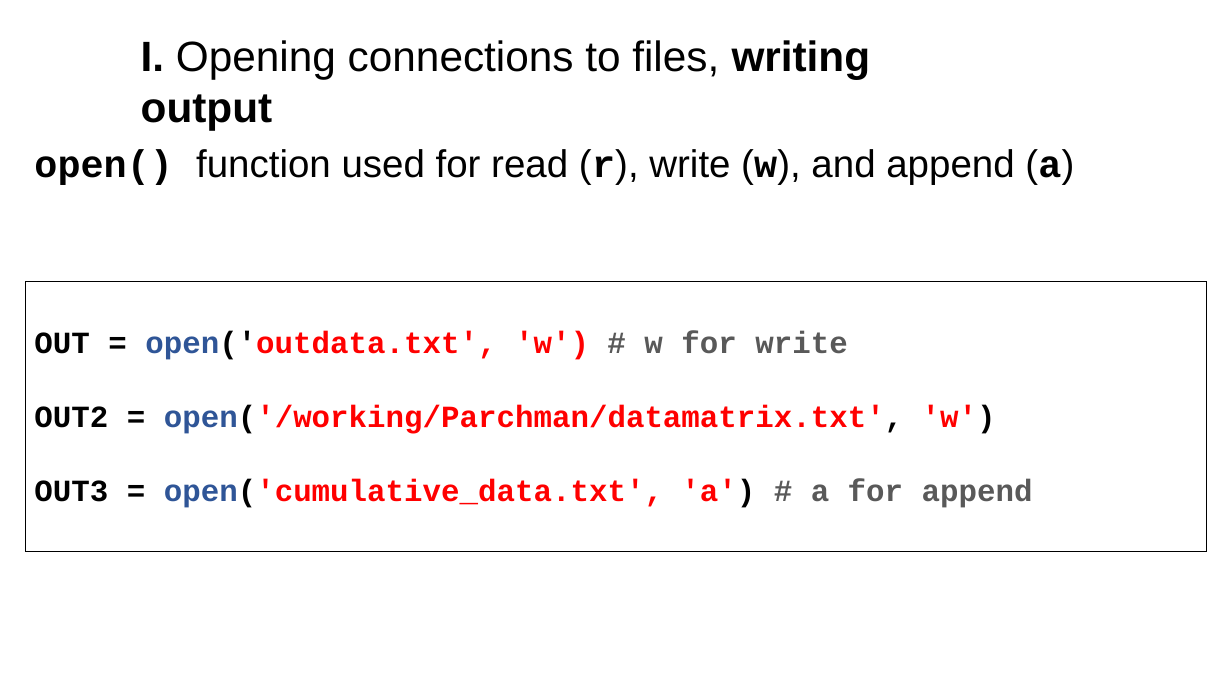
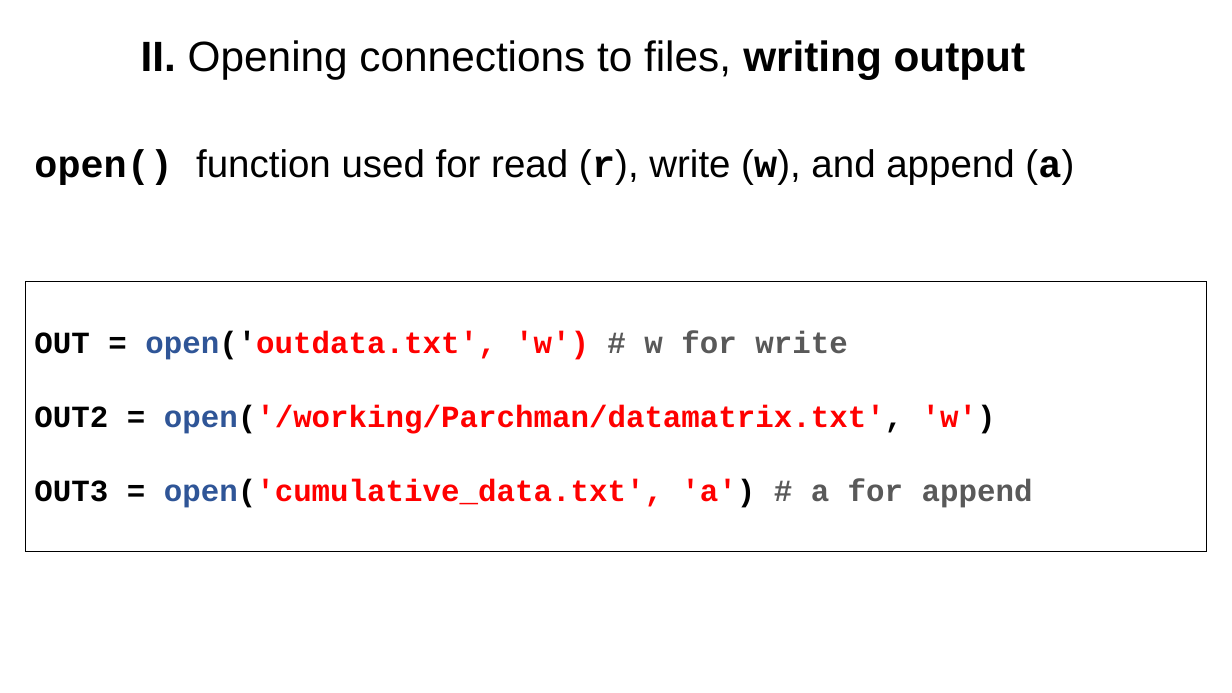
Before and after one commit to tparchman/F24_BIOL792, a slide deck: slide 10 of week8_python3/week8_python3.pptx. Drawn at 1232x693 pixels with LibreOffice and Linux fonts; fonts in the diff are those of the drawing. Boxes give left, top, right and bottom in pixels: in the first picture for what was removed or moved away, otherwise in the second. Text is boxed around its words. In the diff, an @@ line names an element or a change of style, - is before the commit and + after.

```diff
--- a/week8_python3/week8_python3.pptx
+++ b/week8_python3/week8_python3.pptx
@@ text at <box>141,40,1026,80</box>: text changed @@
-I. Opening connections to files, writing output
+II. Opening connections to files, writing output
```
Also in this commit, not shown: 1 slide added, 8 other files.
